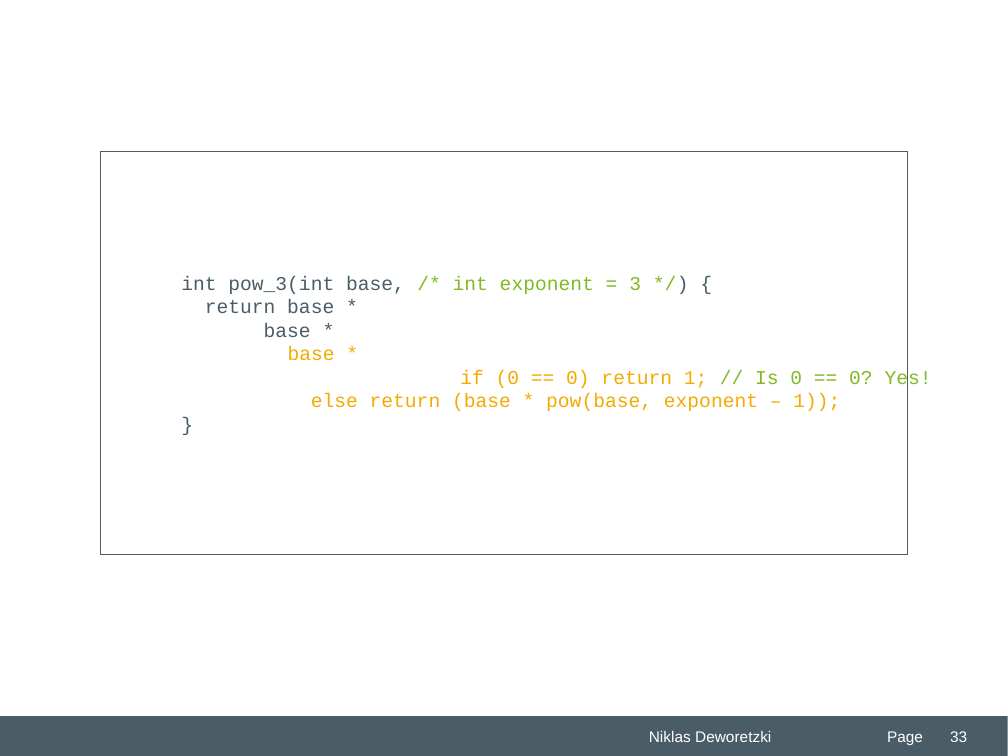
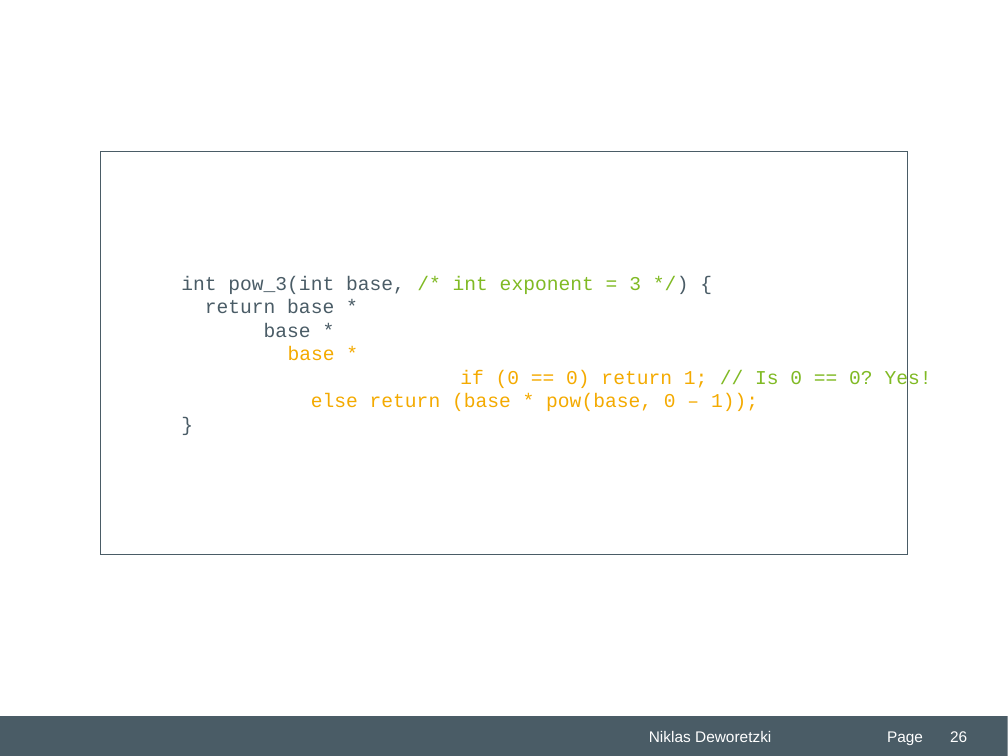
Before and after one commit to Niklas-Deworetzki/thm-masterseminar, a slide deck: slide 26 of paper/presentation/THM-Praesentation-FB06-MNI.odp (slide 33 before the commit). Drawn at 1008x756 pixels with LibreOffice and Linux fonts; fonts in the diff are those of the drawing; background and template pictures are left out. Boxes give left, top, right and bottom in pixels: in the first picture for what was removed or moved away, otherwise in the second. Text is boxed around its words. In the diff, an @@ line names an element or a change of style, - is before the commit and + after.

```diff
--- a/paper/presentation/THM-Praesentation-FB06-MNI.odp
+++ b/paper/presentation/THM-Praesentation-FB06-MNI.odp
@@ text in rectangle at [311,393,758,411]: text changed @@
-else return (base * pow(base, exponent – 1));
+else return (base * pow(base, 0 – 1));
@@ page number at [950,731,967,742]: text changed @@
-33
+26
```
Also in this commit, not shown: 9 other slides changed, 7 slides removed, 7 other files.
